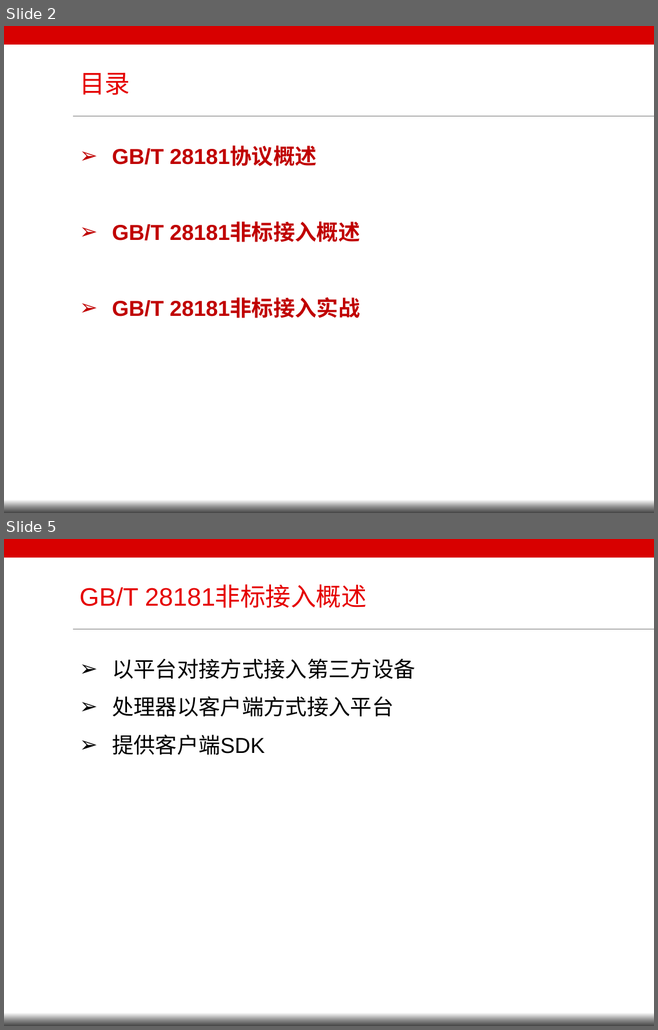
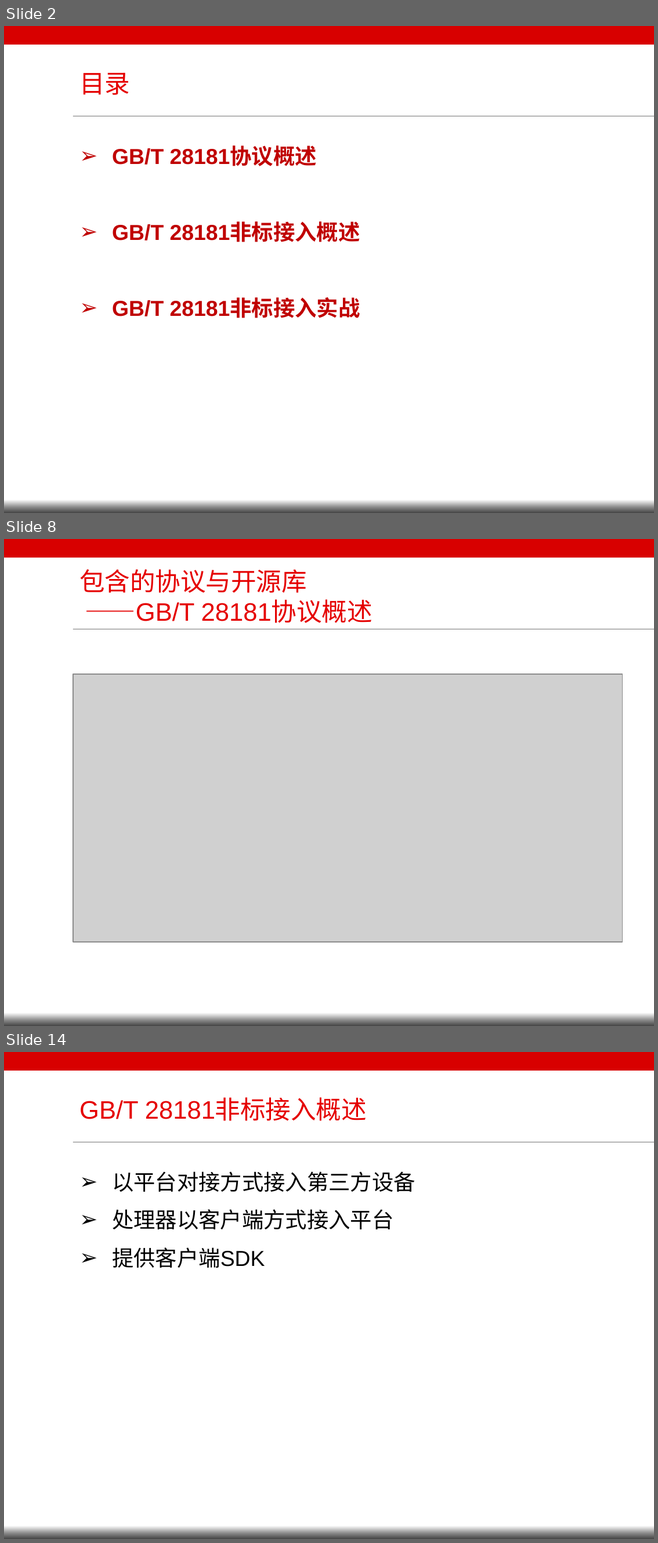
Before and after one commit to ypeng4641/MyMind, a slide deck: 国标简介资料/国标28181简介.pptx. Shown one above the other, each under a label of ours: slides 2 and 5 before the commit, slides 2, 8 and 14 after it; the slides between them are not shown. The pictures are 658x1030 and 658x1543 pixels, drawn with LibreOffice and Linux fonts; fonts in the diff are those of the drawing; grey boxes stand for pictures; background and template pictures are left out. Boxes give left, top, right and bottom in pixels: in the first picture for what was removed or moved away, otherwise in the second. Text is boxed around its words. In the diff, an @@ line names an element or a change of style, - is before the commit and + after.

```diff
--- a/国标简介资料/国标28181简介.pptx
+++ b/国标简介资料/国标28181简介.pptx
@@ slide 8 added at (4, 539, 654, 1026), background #FFFFFF; not listed: 4 template elements that a slide beside it also shows @@
@@ title added at (79, 569, 372, 623), 28 pt, text #E50000 @@
+包含的协议与开源库
+——GB/T 28181协议概述
@@ picture added at (73, 674, 622, 942) @@
@@ what was slide 5 is now slide 14 @@
```
Also in this commit, not shown: 2 slides changed, 8 other slides added, 6 other files.
